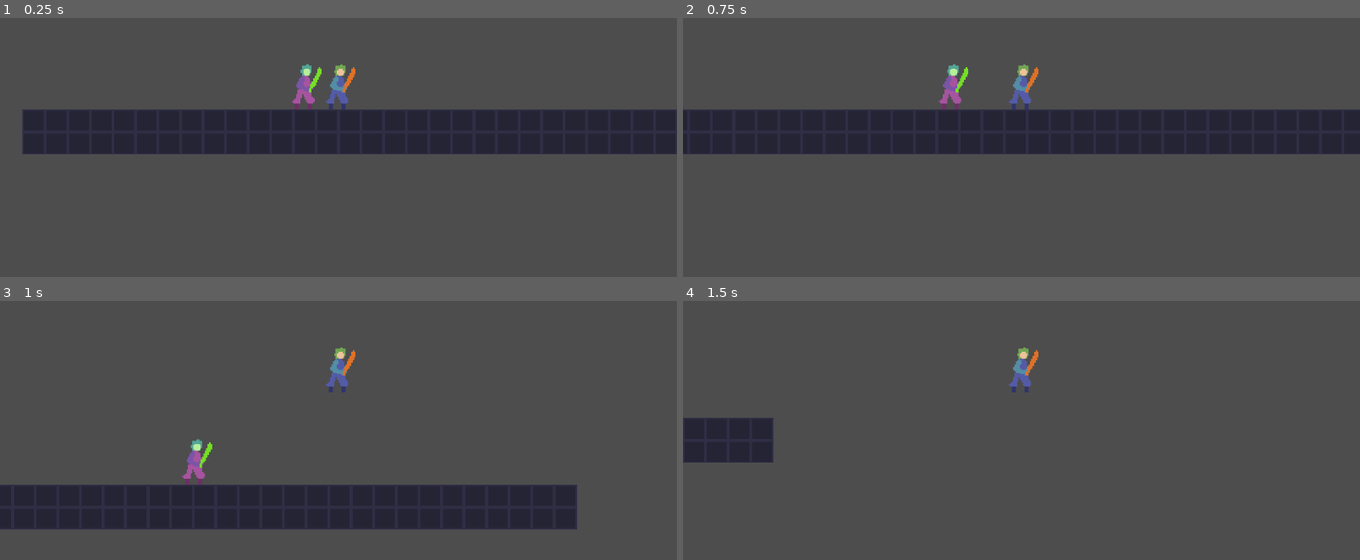
Above: before the commit, frames 1-4 (two rows, left to right).
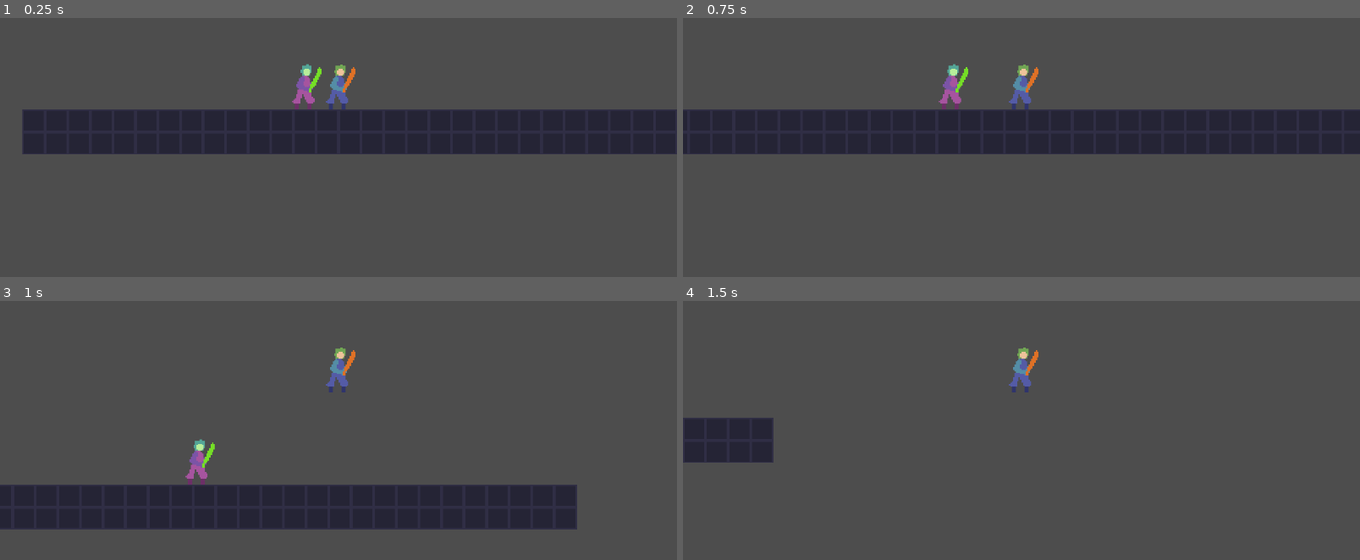
Above: after the commit, the same moments.

Repository: EinarDarri/hr-game-out-of-order
Game: Godot game, scene res://game.tscn
Same seed, same stepped clock (60 frames per second), same inputs: the game is played once before the commit and once after it.
Inputs (mouse positions are in pixels of both pictures, inside the frame that each line leads up to):
- Up to frame 1 (0.25 s): no input
- Up to frame 2 (0.75 s): move the mouse to (1170, 67) at 0.52 s; hold D (move_right) from 0.53 s (still down); click (1170, 67) at 0.6 s
- Up to frame 3 (1 s): keep holding D (move_right); tap Space (move_jump) at 0.77 s
- Up to frame 4 (1.5 s): keep holding D (move_right); move the mouse to (886, 389) at 1.27 s; tap Shift (move_dash) at 1.35 s

Frames 1-2 are identical in both runs. In frame 3, 0.3% of the frame differs, in the area x 26-32%, y 53-71%; in frame 4, nothing differs.

Commit message:
Fixed enemy movement speed

Diff:
--- a/enemy/enemy.gd
+++ b/enemy/enemy.gd
@@ -5,8 +5,11 @@
 var _health: int = 100
 
 func _physics_process(delta: float) -> void:
-	var dir = (Game.get_player().global_position - global_position).normalized()
+	# store direction as vector with no y coordinate for consistent x movement
+	var dirVector = Vector2((Game.get_player().global_position.x-global_position.x),0)
+	var dir = dirVector.normalized()
 	velocity.x = dir.x * SPEED
+	print("velocity: ",dir)
 	move_and_slide()
 
 func take_damage(amount: int) -> void:
